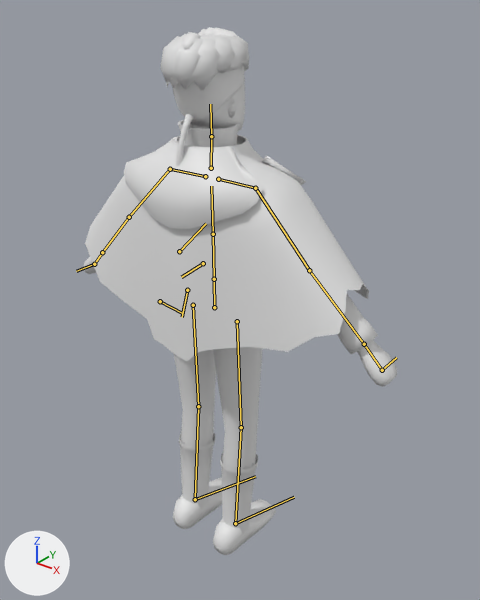
Before and after pictures for a commit that changed the glTF model models/characters/aeneas.glb.
The view is the same before and after, from a camera (50 mm lens) standing at (1.26, -1.445, 1.885) and looking at (0.02, 0.106, 0.923). The axes (+X, +Y, +Z) are drawn at lower left. The lights are the same throughout. The first picture is the older version. The bones that bend it are drawn over the model as lines.

Objects in the first picture: 'Body', 'Poncho'.
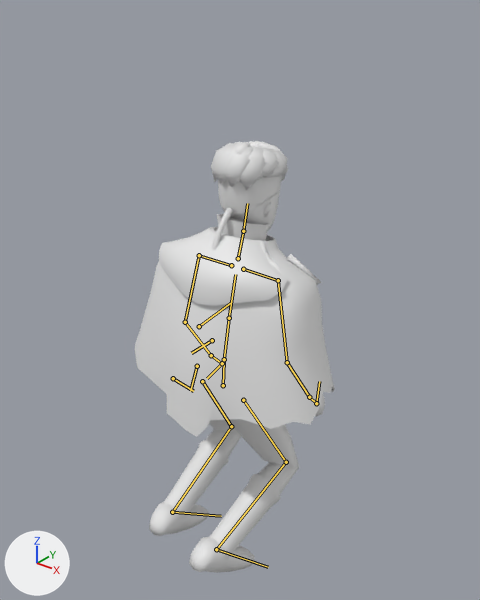
The newer file adds an action. The first version stands in its rest pose; the second is drawn at frame 8 of the action 'drop_to_knees'.

What differs and where, as boxes (x1, y1, x2, y2) in the pictures (480 x 600 px):
'Poncho', posed (29% narrower, 7% shorter)
    before: (85, 135, 369, 361)
    after: (134, 227, 335, 437)
'Body', posed (44% narrower, 18% shorter)
    before: (83, 27, 397, 555)
    after: (149, 141, 325, 573)
bone 'Hips', root to tip
    before: (214, 307) to (214, 280)
    after: (223, 385) to (224, 361)
bone 'Spine', root to tip
    before: (214, 279) to (213, 234)
    after: (224, 359) to (229, 318)
bone 'Chest', root to tip
    before: (213, 234) to (211, 186)
    after: (229, 318) to (235, 274)
bone 'Neck', root to tip
    before: (211, 168) to (211, 136)
    after: (238, 258) to (243, 231)
bone 'UpperArm_L', root to tip
    before: (170, 169) to (129, 217)
    after: (199, 255) to (185, 322)
bone 'LowerArm_L', root to tip
    before: (129, 217) to (102, 252)
    after: (185, 322) to (211, 355)
bone 'Hand_L', root to tip
    before: (102, 252) to (94, 264)
    after: (211, 355) to (222, 363)
bone 'UpperArm_R', root to tip
    before: (255, 188) to (309, 270)
    after: (278, 280) to (287, 362)
bone 'LowerArm_R', root to tip
    before: (309, 270) to (364, 344)
    after: (287, 362) to (309, 397)
bone 'Hand_R', root to tip
    before: (364, 344) to (382, 370)
    after: (309, 397) to (316, 403)
bone 'UpperLeg_L', root to tip
    before: (193, 305) to (198, 406)
    after: (202, 381) to (231, 426)
bone 'LowerLeg_L', root to tip
    before: (198, 406) to (195, 499)
    after: (231, 426) to (172, 512)
bone 'Foot_L', root to tip
    before: (195, 499) to (255, 476)
    after: (172, 512) to (221, 516)
bone 'UpperLeg_R', root to tip
    before: (237, 321) to (241, 427)
    after: (243, 400) to (286, 462)
bone 'LowerLeg_R', root to tip
    before: (241, 427) to (235, 523)
    after: (286, 462) to (216, 549)
bone 'Foot_R', root to tip
    before: (235, 523) to (294, 497)
    after: (216, 549) to (268, 567)

Diff of the bpy script that builds the scene:
```diff
--- a/models/characters/aeneas.glb.py
+++ b/models/characters/aeneas.glb.py
@@ bone_hips @@
 bone_hips = bpy.data.objects['Armature'].pose.bones['Hips']
-bone_hips.location = (0.0, 0.0, 0.0)
-bone_hips.rotation_quaternion = (1.0, 0.0, 0.0, 0.0)  # degrees (0, 0, 0)
+bone_hips.location = (0.0, -0.315, 0.036)
+bone_hips.rotation_quaternion = (0.999, 0.04, 0.0, 0.0)  # degrees (5, 0, 0)
@@ bone_spine @@
 bone_spine = bpy.data.objects['Armature'].pose.bones['Spine']  # child of 'Hips'
-bone_spine.rotation_quaternion = (1.0, 0.0, 0.0, 0.0)  # degrees (0, 0, 0)
+bone_spine.rotation_quaternion = (0.999, 0.054, 0.0, 0.0)  # degrees (6, 0, 0)
@@ bone_chest @@
 bone_chest = bpy.data.objects['Armature'].pose.bones['Chest']  # child of 'Spine'
-bone_chest.rotation_quaternion = (1.0, 0.0, 0.0, 0.0)  # degrees (0, 0, 0)
+bone_chest.rotation_quaternion = (0.999, 0.04, 0.0, 0.0)  # degrees (5, 0, 0)
@@ bone_neck @@
 bone_neck = bpy.data.objects['Armature'].pose.bones['Neck']  # child of 'Chest'
-bone_neck.rotation_quaternion = (1.0, 0.0, 0.0, 0.0)  # degrees (0, 0, 0)
+bone_neck.rotation_quaternion = (1.0, -0.011, 0.0, 0.0)  # degrees (-1, 0, 0)
@@ bone_upperarm_l @@
 bone_upperarm_l = bpy.data.objects['Armature'].pose.bones['UpperArm_L']  # child of 'Shoulder_L'
-bone_upperarm_l.rotation_quaternion = (1.0, 0.0, 0.0, 0.0)  # degrees (0, 0, 0)
+bone_upperarm_l.rotation_quaternion = (0.952, 0.132, 0.069, -0.266)  # degrees (13, 12, -30)
@@ bone_lowerarm_l @@
 bone_lowerarm_l = bpy.data.objects['Armature'].pose.bones['LowerArm_L']  # child of 'UpperArm_L'
-bone_lowerarm_l.rotation_quaternion = (1.0, 0.0, 0.0, 0.0)  # degrees (0, 0, 0)
+bone_lowerarm_l.rotation_quaternion = (0.954, 0.3, 0.0, 0.0)  # degrees (35, 0, 0)
@@ bone_hand_l @@
 bone_hand_l = bpy.data.objects['Armature'].pose.bones['Hand_L']  # child of 'LowerArm_L'
-bone_hand_l.rotation_quaternion = (1.0, 0.0, 0.0, 0.0)  # degrees (0, 0, 0)
+bone_hand_l.rotation_quaternion = (0.996, 0.086, 0.014, -0.005)  # degrees (10, 2, 0)
@@ bone_upperarm_r @@
 bone_upperarm_r = bpy.data.objects['Armature'].pose.bones['UpperArm_R']  # child of 'Shoulder_R'
-bone_upperarm_r.rotation_quaternion = (1.0, 0.0, 0.0, 0.0)  # degrees (0, 0, 0)
+bone_upperarm_r.rotation_quaternion = (0.952, 0.132, -0.069, 0.266)  # degrees (13, -12, 30)
@@ bone_lowerarm_r @@
 bone_lowerarm_r = bpy.data.objects['Armature'].pose.bones['LowerArm_R']  # child of 'UpperArm_R'
-bone_lowerarm_r.rotation_quaternion = (1.0, 0.0, 0.0, 0.0)  # degrees (0, 0, 0)
+bone_lowerarm_r.rotation_quaternion = (0.954, 0.3, 0.0, 0.0)  # degrees (35, 0, 0)
@@ bone_hand_r @@
 bone_hand_r = bpy.data.objects['Armature'].pose.bones['Hand_R']  # child of 'LowerArm_R'
-bone_hand_r.rotation_quaternion = (1.0, 0.0, 0.0, 0.0)  # degrees (0, 0, 0)
+bone_hand_r.rotation_quaternion = (0.996, 0.086, -0.014, 0.005)  # degrees (10, -2, 0)
@@ bone_upperleg_l @@
 bone_upperleg_l = bpy.data.objects['Armature'].pose.bones['UpperLeg_L']  # child of 'Hips'
-bone_upperleg_l.rotation_quaternion = (1.0, 0.0, 0.0, 0.0)  # degrees (0, 0, 0)
+bone_upperleg_l.rotation_quaternion = (0.952, 0.302, -0.035, 0.048)  # degrees (35, -5, 4)
@@ bone_lowerleg_l @@
 bone_lowerleg_l = bpy.data.objects['Armature'].pose.bones['LowerLeg_L']  # child of 'UpperLeg_L'
-bone_lowerleg_l.rotation_quaternion = (1.0, 0.0, 0.0, 0.0)  # degrees (0, 0, 0)
+bone_lowerleg_l.rotation_quaternion = (0.694, -0.72, -0.003, 0.002)  # degrees (-92, 0, 0)
@@ bone_foot_l @@
 bone_foot_l = bpy.data.objects['Armature'].pose.bones['Foot_L']  # child of 'LowerLeg_L'
-bone_foot_l.rotation_quaternion = (1.0, 0.0, 0.0, 0.0)  # degrees (0, 0, 0)
+bone_foot_l.rotation_quaternion = (0.935, 0.353, -0.019, -0.037)  # degrees (41, -1, -5)
@@ bone_upperleg_r @@
 bone_upperleg_r = bpy.data.objects['Armature'].pose.bones['UpperLeg_R']  # child of 'Hips'
-bone_upperleg_r.rotation_quaternion = (1.0, 0.0, 0.0, 0.0)  # degrees (0, 0, 0)
+bone_upperleg_r.rotation_quaternion = (0.962, 0.265, 0.036, -0.049)  # degrees (31, 5, -4)
@@ bone_lowerleg_r @@
 bone_lowerleg_r = bpy.data.objects['Armature'].pose.bones['LowerLeg_R']  # child of 'UpperLeg_R'
-bone_lowerleg_r.rotation_quaternion = (1.0, 0.0, 0.0, 0.0)  # degrees (0, 0, 0)
+bone_lowerleg_r.rotation_quaternion = (0.706, -0.708, 0.003, -0.002)  # degrees (-90, 0, 0)
@@ bone_foot_r @@
 bone_foot_r = bpy.data.objects['Armature'].pose.bones['Foot_R']  # child of 'LowerLeg_R'
-bone_foot_r.rotation_quaternion = (1.0, 0.0, 0.0, 0.0)  # degrees (0, 0, 0)
+bone_foot_r.rotation_quaternion = (0.947, 0.317, 0.017, 0.041)  # degrees (37, 0, 5)
```
